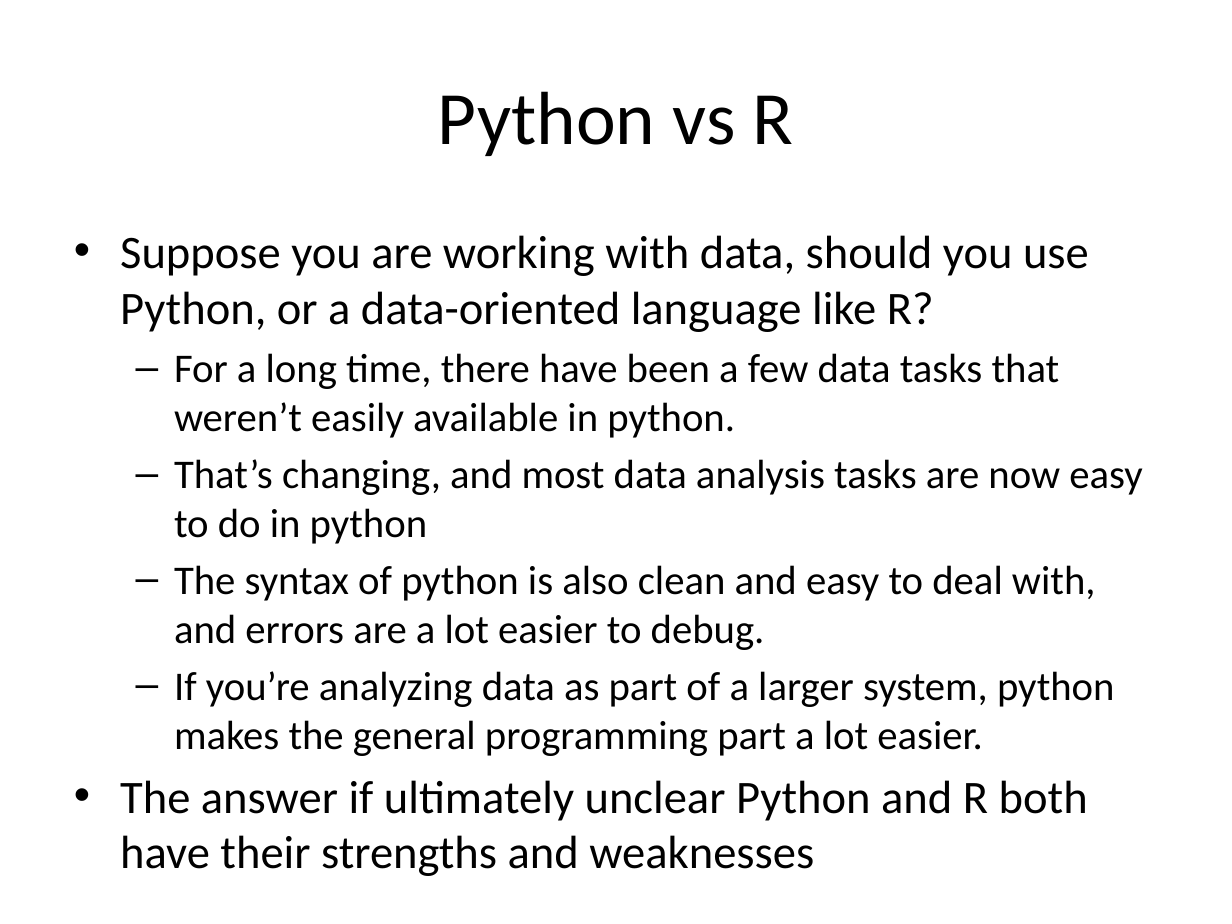
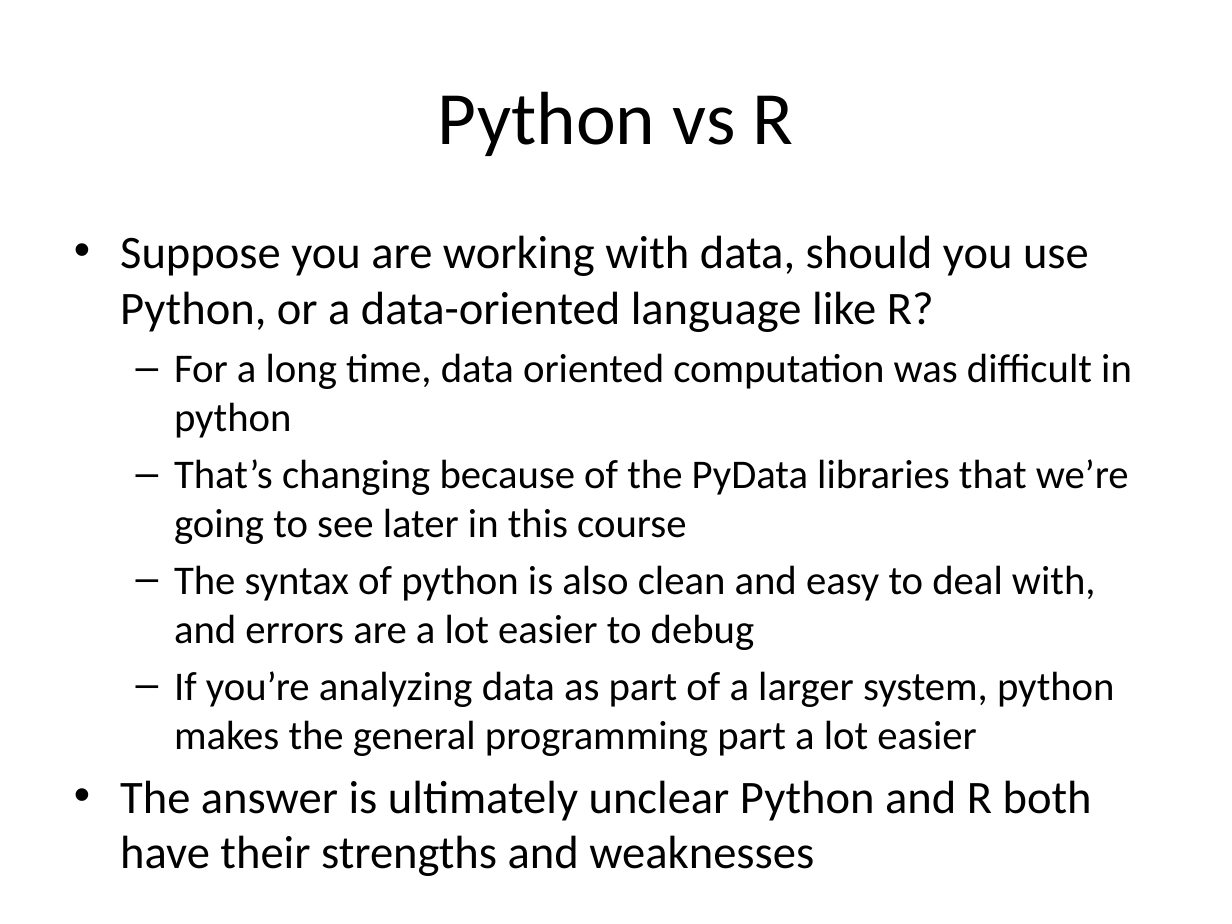
Before and after one commit to zengm71/Course-Overview, a slide deck: slide 31 of week_1/1.1 - 1.5 Intro to Python.pptx. Drawn at 1232x924 pixels with LibreOffice and Linux fonts; fonts in the diff are those of the drawing. Boxes give left, top, right and bottom in pixels: in the first picture for what was removed or moved away, otherwise in the second. Text is boxed around its words. In the diff, an @@ line names an element or a change of style, - is before the commit and + after.

Commit message:
updated presentations

```diff
--- a/week_1/1.1 - 1.5 Intro to Python.pptx
+++ b/week_1/1.1 - 1.5 Intro to Python.pptx
@@ text at (120, 353, 1132, 821): text changed @@
-  – For a long time, there have been a few data tasks that weren’t easily available in python.
-  – That’s changing, and most data analysis tasks are now easy to do in python
-  – The syntax of python is also clean and easy to deal with, and errors are a lot easier to debug.
-  – If you’re analyzing data as part of a larger system, python makes the general programming part a lot easier.
-• The answer if ultimately unclear Python and R both have their strengths and weaknesses
+  – For a long time, data oriented computation was difficult in python
+  – That’s changing because of the PyData libraries that we’re going to see later in this course
+  – The syntax of python is also clean and easy to deal with, and errors are a lot easier to debug
+  – If you’re analyzing data as part of a larger system, python makes the general programming part a lot easier
+• The answer is ultimately unclear Python and R both have their strengths and weaknesses
```
Also in this commit, not shown: 5 other slides changed, 4 other files.
